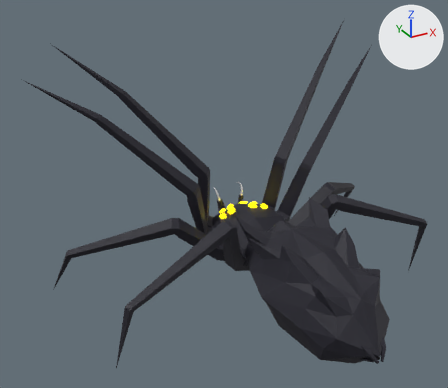
The glTF model Assets/Models/Spider.glb as it was, and as the next commit left it.
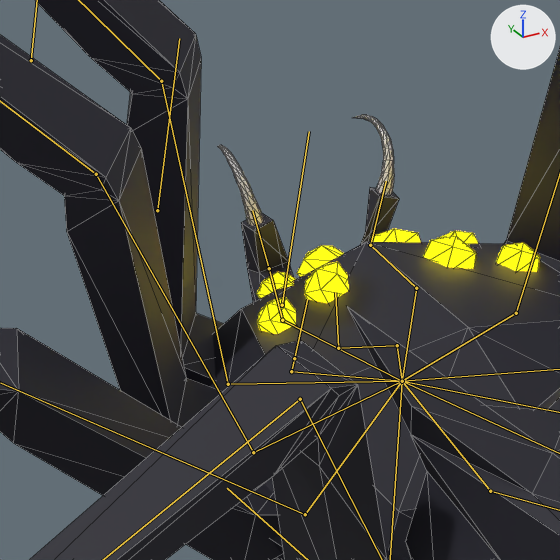
Old and new are each drawn whole from a 50 mm lens placed at (-4.81, -8.27, 5.56), pointed at (-0.74, -0.87, 1.86) and again close up on the part from 39% to 60% of the width and 42% to 66% of the height. Lighting does not change. The marker at upper right points along +X, +Y and +Z. Both versions are drawn at frame 1 of the action 'AmbushPosition'; the numbers are the values there. The bones that bend it are drawn over the model as lines in the close-ups. The close-ups show mesh edges as thin lines.

The first close-up shows 'Body.001'.
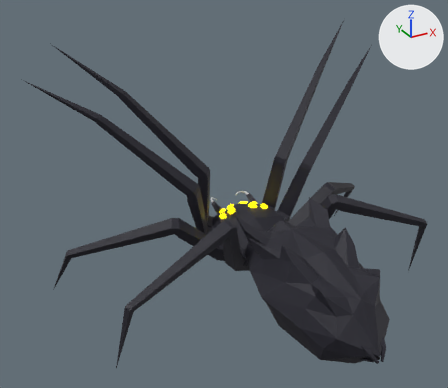
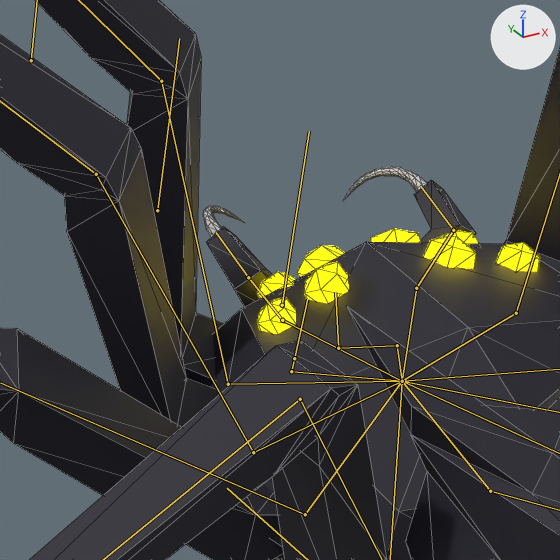
The change in detail:
Bone 'Fang.001.L' (bone_fang_001_l) turns from (0, 0, 0) to (23, -5, -85) degrees about its own x, y and z.
Bone 'Fang.002.L' (bone_fang_002_l) turns from (-92, 67, 59) to (-16, -19, -16) degrees about its own x, y and z.
Bone 'Fang.001.R' (bone_fang_001_r) turns from (0, 0, 0) to (23, 5, 85) degrees about its own x, y and z.
Bone 'Fang.002.R' (bone_fang_002_r) turns from (-92, -67, -59) to (-16, 19, 16) degrees about its own x, y and z.

What differs and where, as boxes [x1, y1, x2, y2] in the close-ups (560 x 560 px):
'Body.001', posed: [0, 0, 560, 560] in both
bone 'Fang.001.L', root to tip: before (282, 320) to (269, 268); after (282, 320) to (248, 277)
bone 'Fang.002.L', root to tip: before (269, 268) to (252, 210); after (248, 277) to (216, 232)
bone 'Fang.001.R', root to tip: before (416, 288) to (370, 245); after (416, 288) to (453, 230)
bone 'Fang.002.R', root to tip: before (370, 245) to (386, 181); after (453, 230) to (421, 186)
